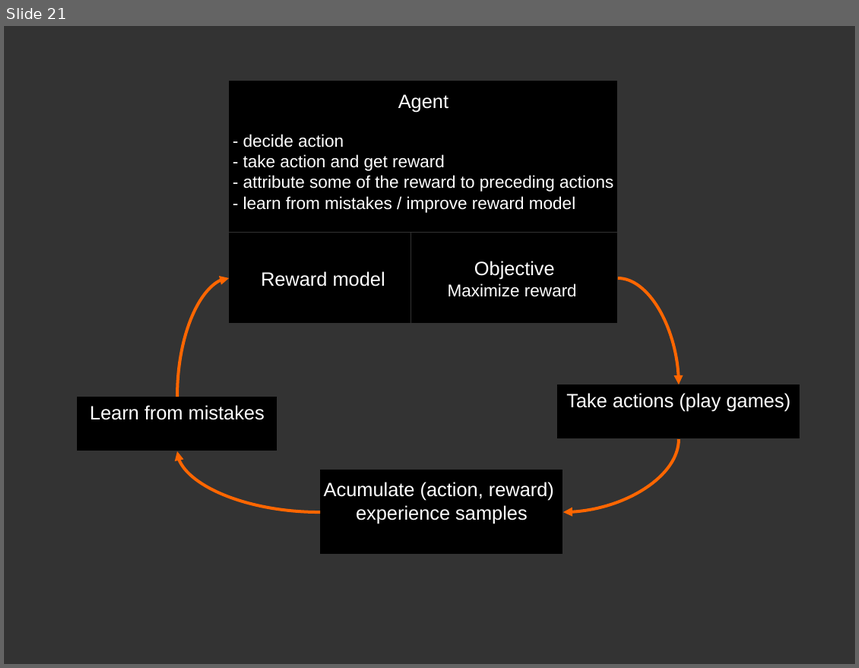
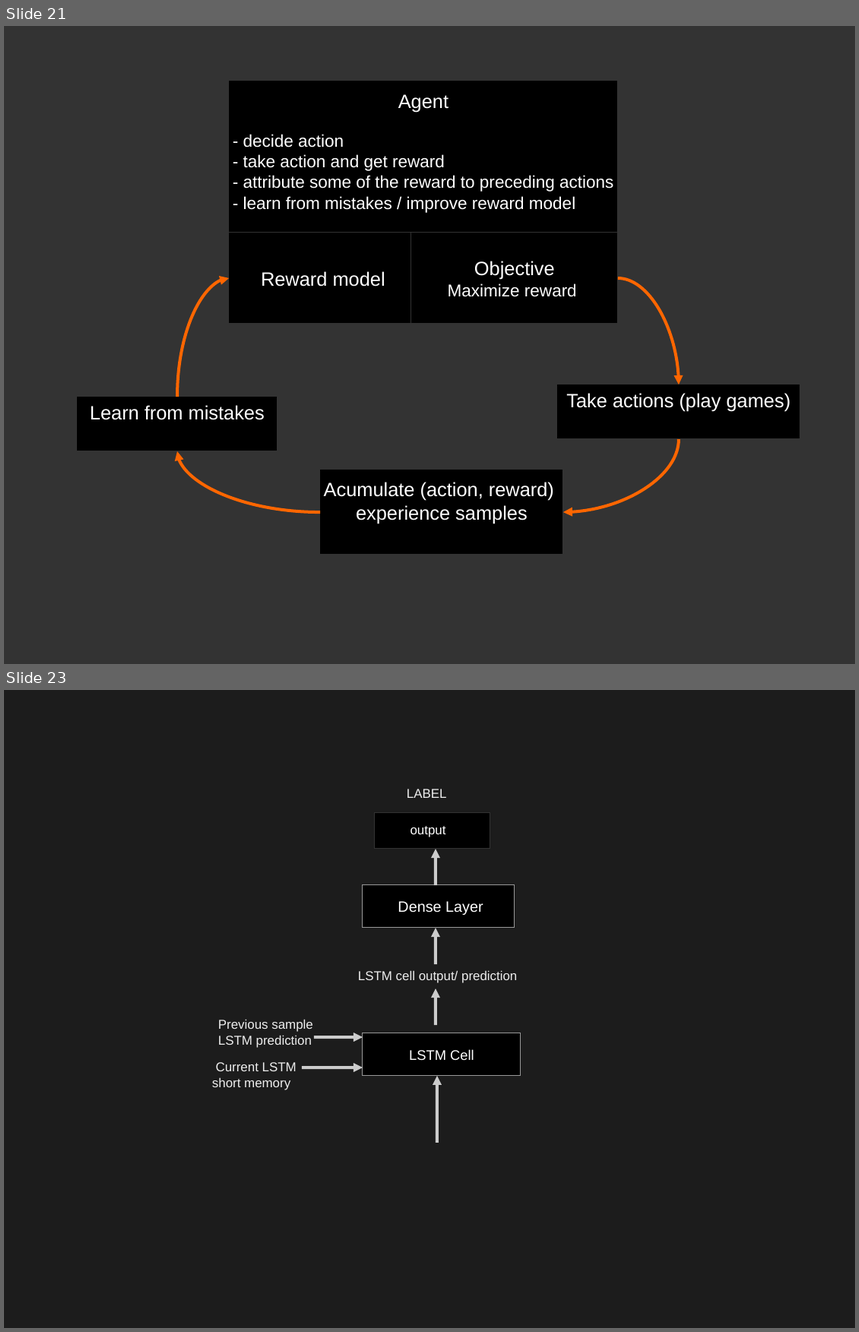
Before and after one commit to hiflyin/hiflyin.github.io, a slide deck: _exclude/doc_pics.odp. Shown one above the other, each under a label of ours: slide 21 before the commit, slides 21 and 23 after it; the slides between them are not shown. The pictures are 859x668 and 859x1332 pixels, drawn with LibreOffice and Linux fonts; fonts in the diff are those of the drawing. Boxes give left, top, right and bottom in pixels: in the first picture for what was removed or moved away, otherwise in the second. Text is boxed around its words. In the diff, an @@ line names an element or a change of style, - is before the commit and + after.

```diff
--- a/_exclude/doc_pics.odp
+++ b/_exclude/doc_pics.odp
@@ slide 23 added at (x1=4, y1=690, x2=855, y2=1328), background #1C1C1C @@
@@ text added at (x1=407, y1=789, x2=447, y2=798), 12 pt, text #EEEEEE @@
+LABEL
@@ rectangle added at (x1=375, y1=812, x2=490, y2=848), fill #000000, outline #333333 0 pt @@
@@ text added at (x1=411, y1=826, x2=446, y2=837), 12 pt, text #FFFFFF @@
+output
@@ arrow added from (436, 885) to (436, 849), #CCCCCC 2.83 pt @@
@@ rectangle added at (x1=363, y1=885, x2=515, y2=928), fill #000000, outline #999999 0 pt, 14 pt, text #FFFFFF @@
+Dense Layer
@@ arrow added from (436, 964) to (436, 928), #CCCCCC 2.83 pt @@
@@ text added at (x1=358, y1=970, x2=517, y2=983), 12 pt, text #EEEEEE @@
+LSTM cell output/ prediction
@@ arrow added from (436, 1025) to (436, 989), #CCCCCC 2.83 pt @@
@@ text added at (x1=218, y1=1019, x2=313, y2=1048), 12 pt, text #EEEEEE @@
+Previous sample LSTM prediction
@@ arrow added from (315, 1037) to (363, 1037), #CCCCCC 2.83 pt @@
@@ rectangle added at (x1=363, y1=1034, x2=522, y2=1076), fill #000000, outline #999999 0 pt, 13 pt, text #FFFFFF @@
+LSTM Cell
@@ text added at (x1=212, y1=1062, x2=297, y2=1091), 12 pt, text #EEEEEE @@
+Current LSTM short memory
@@ arrow added from (302, 1068) to (363, 1068), #CCCCCC 2.83 pt @@
@@ arrow added from (437, 1143) to (437, 1076), #CCCCCC 2.83 pt @@
```
Also in this commit, not shown: 7 other slides added, 14 other files.
